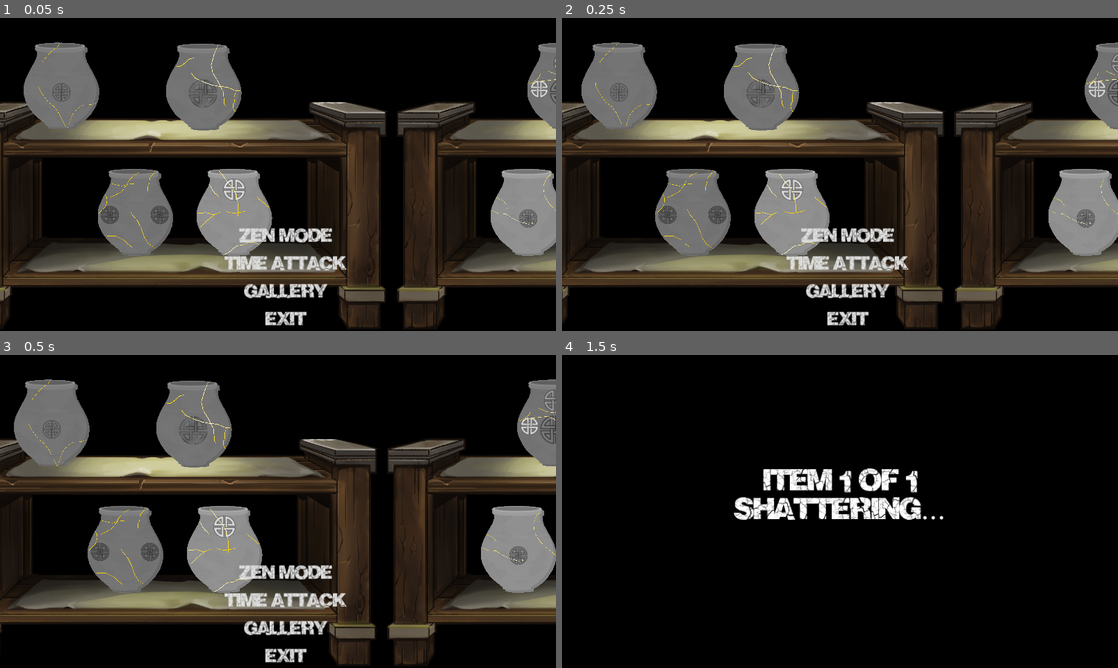
Above: before the commit, frames 1-4 (two rows, left to right).
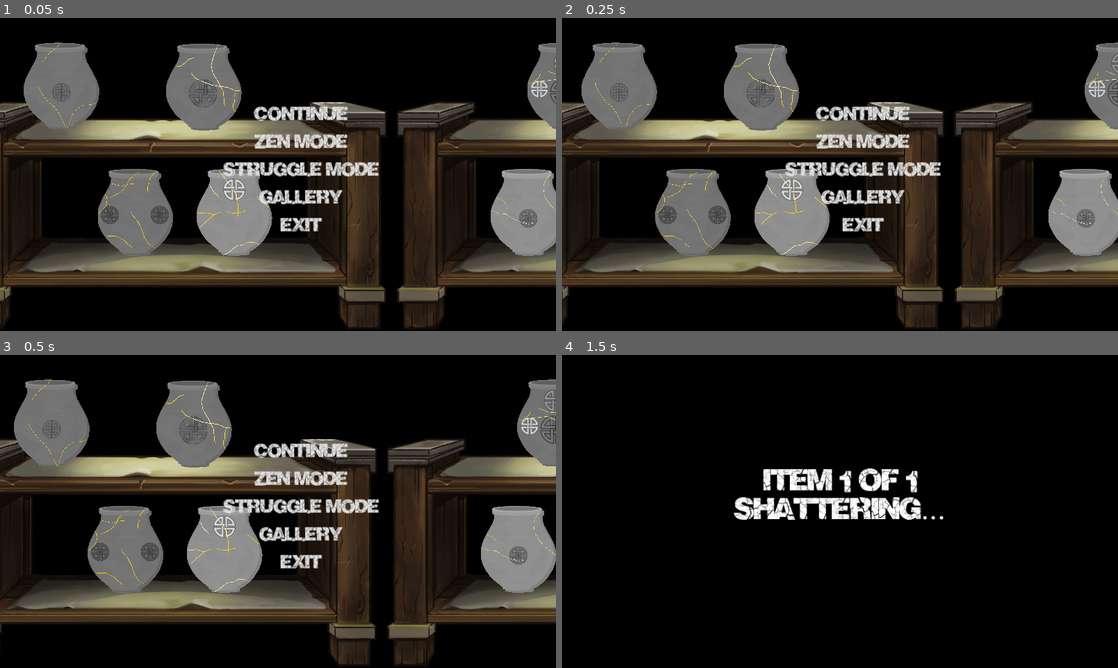
Above: after the commit, the same moments.

Repository: feyrkh/Exploratory
Game: Godot game, scene res://menu/main/TitleScreen.tscn
Two runs of this game, one before a commit and one after it. Both use one fixed random seed, a clock stepped at 60 frames per second and the inputs below.
Inputs:
- Up to frame 1 (0.05 s): no input
- Up to frame 2 (0.25 s): no input
- Up to frame 3 (0.5 s): no input
- Up to frame 4 (1.5 s): click "Time Attack" (after the commit: "Struggle Mode") at 0.5 s; click "Start" at 1.25 s

The runs differ from the first frame. In frame 1, 4.9% of the frame differs, in the area x 40-69%, y 28-99%; in frame 2, 4.9%; in frame 3, 4.9%; in frame 4, nothing differs.

Commit message:
Pause menu

Diff:
--- /dev/null
+++ b/menu/PauseMenu.gd
@@ -0,0 +1,59 @@
+extends Control
+class_name PauseMenu
+
+const quotes = [
+	"“My heart is full of gold veins, instead of cracks.”\n– Leah Rider",
+	"“Kintsugi symbolizes how we must incorporate our wounds into who we are,
+	rather than try to merely repair and forget them.”\n– David Wong",
+	"“Why be broken when you can be gold?”\n- Sarah Rees Brennan",
+	"“The scars are the design. Your attention is drawn to the cracks and how they are mended. That is what you’re supposed to see. The beauty is in the brokenness.”\n- Justin Whitmel Earley",
+	"“To become beautiful it had to break.”\n— Aura Trevortini",
+	"“Your cracks can become the most beautiful part of you.”\n— Candice Kumai",
+	"“Your wounds and healing are a part of your history; a part of who you are.”\n— Bryant McGill",
+	"“All beautiful things carry distinctions of imperfection.”\n— Bryant McGill",
+	"“Nothing lasts forever, nothing is complete, nothing is perfect.”\n– Shawzi Tsukanoto",
+	"“If you’re broken, hold until each piece of you heals one again.\nLife is but a Kintsukuroi.”\n— Samara Rhea Samuel",
+	"“For my poor love I cannot find repair without a balm more powerful than these.”\n— Roy Ernest Ballard",
+	"“The secret to becoming unbreakable is realizing that you are already broken. We all are.”\n— Brant Menswar",
+	"“I love the idea that an accident can be an occasion to make something more delightful, not less so.”\n— Ingrid Fetell Lee",
+	"“Every beautiful thing is damaged. You are that beauty; we all are.”\n— Bryant McGill",
+	"“I sit and pick up those pieces with their renewed essence and identities, with their flawed edges and imperfections, and join them together like Kintsugi, displaying the damages with pride.”\n— Rubina",
+	"“In repairing the object you really ended up loving it more, because you now knew its eagerness to be reassembled, and in running a fingertip over its surface you alone could feel its many cracks – a bond stronger than mere possession.”\n— Nicholson Baker",
+	"“It doesn’t hide the cracks, but embraces it, seeing it as integral to the object’s history, and rebuilds something new.”\n— Sidhanta Patnaik",
+	"“World is imperfect. Life is imperfect. You are imperfect. I’m imperfect. All are Kintsugi.”",
+	"“I am looking forward to getting shattered only to add further elegance to myself.”\n– Aura Trevortini",
+	"“There is no such thing as perfect. There is only broken, and then there is healed.”\n– Brené Brown",
+	"“Your scars are not your shame, they are your strength.”",
+	"“Scars are not wounds. They are proof that you have healed.”",
+	"“Embrace your scars. They are part of your story.”",
+	"“Scars are beautiful. They show that you’ve been through something and you’ve come out the other side.”",
+]
+
+signal close
+signal save_game
+signal exit_game
+
+func _ready():
+	find_child("QuoteLabel").text = quotes.pick_random()
+	get_tree().paused = true
+
+func _unhandled_input(event):
+	if event.is_action_pressed("ui_cancel"):
+		_on_return_button_pressed()
+		get_viewport().set_input_as_handled()
+
+func _on_return_button_pressed():
+	get_tree().paused = false
+	close.emit()
+	queue_free()
+
+func _on_quit_and_discard_button_pressed():
+	get_tree().paused = false
+	close.emit()
+	exit_game.emit()
+
+func _on_quit_and_save_button_pressed():
+	get_tree().paused = false
+	close.emit()
+	save_game.emit()
+	exit_game.emit()
--- /dev/null
+++ b/menu/PauseMenu.tscn
@@ -0,0 +1,71 @@
+[gd_scene load_steps=3 format=3 uid="uid://cshl65com1jf3"]
+
+[ext_resource type="Script" path="res://menu/PauseMenu.gd" id="1_28fmm"]
+[ext_resource type="Theme" uid="uid://bvc652bwjujtl" path="res://theme/main_ui.tres" id="2_gotgm"]
+
+[node name="PauseMenu" type="Control"]
+process_mode = 3
+layout_mode = 3
+anchors_preset = 15
+anchor_right = 1.0
+anchor_bottom = 1.0
+grow_horizontal = 2
+grow_vertical = 2
+script = ExtResource("1_28fmm")
+
+[node name="PanelContainer" type="PanelContainer" parent="."]
+offset_left = 210.0
+offset_top = 241.0
+offset_right = 1027.0
+offset_bottom = 473.0
+mouse_filter = 1
+theme = ExtResource("2_gotgm")
+
+[node name="VBoxContainer" type="VBoxContainer" parent="PanelContainer"]
+layout_mode = 2
+
+[node name="TitleLabel" type="Label" parent="PanelContainer/VBoxContainer"]
+custom_minimum_size = Vector2(500, 0)
+layout_mode = 2
+size_flags_vertical = 0
+theme_override_font_sizes/font_size = 20
+text = "Keshiki"
+horizontal_alignment = 1
+vertical_alignment = 1
+autowrap_mode = 2
+
+[node name="QuoteLabel" type="Label" parent="PanelContainer/VBoxContainer"]
+custom_minimum_size = Vector2(500, 0)
+layout_mode = 2
+size_flags_vertical = 6
+theme_override_font_sizes/font_size = 20
+horizontal_alignment = 1
+vertical_alignment = 1
+autowrap_mode = 2
+
+[node name="HBoxContainer" type="HBoxContainer" parent="PanelContainer/VBoxContainer"]
+layout_mode = 2
+
+[node name="ReturnButton" type="Button" parent="PanelContainer/VBoxContainer/HBoxContainer"]
+layout_mode = 2
+size_flags_horizontal = 3
+theme = ExtResource("2_gotgm")
+text = "Back to game"
+alignment = 0
+
+[node name="QuitAndDiscardButton" type="Button" parent="PanelContainer/VBoxContainer/HBoxContainer"]
+layout_mode = 2
+size_flags_horizontal = 3
+theme = ExtResource("2_gotgm")
+text = "quit without saving"
+
+[node name="QuitAndSaveButton" type="Button" parent="PanelContainer/VBoxContainer/HBoxContainer"]
+layout_mode = 2
+size_flags_horizontal = 3
+theme = ExtResource("2_gotgm")
+text = "Save and quit"
+alignment = 2
+
+[connection signal="pressed" from="PanelContainer/VBoxContainer/HBoxContainer/ReturnButton" to="." method="_on_return_button_pressed"]
+[connection signal="pressed" from="PanelContainer/VBoxContainer/HBoxContainer/QuitAndDiscardButton" to="." method="_on_quit_and_discard_button_pressed"]
+[connection signal="pressed" from="PanelContainer/VBoxContainer/HBoxContainer/QuitAndSaveButton" to="." method="_on_quit_and_save_button_pressed"]
--- a/menu/main/TitleScreen.gd
+++ b/menu/main/TitleScreen.gd
@@ -210,7 +210,6 @@
 func _on_crack_amt_label_mouse_entered():
 	hover_tooltip("Adjust the number of fracture lines on each item")
 
-
 func _on_start_button_mouse_entered():
 	if mode == "zen":
 		hover_tooltip("Begin a calm and reflective meditation on imperfection\n\nNo time limit, discard fragments freely, and bring new broken items into the mix as you wish\n\nSave completed pieces to your gallery")
@@ -224,3 +223,7 @@
 
 func _on_gallery_button_pressed():
 	get_tree().change_scene_to_file("res://pottery/GalleryRoom.tscn")
+
+
+func _on_continue_button_pressed():
+	mode = "zen"
--- a/menu/main/TitleScreen.tscn
+++ b/menu/main/TitleScreen.tscn
@@ -198,9 +198,17 @@
 
 [node name="MainMenu" type="VBoxContainer" parent="."]
 offset_left = 514.0
-offset_top = 473.0
+offset_top = 193.0
 offset_right = 802.0
-offset_bottom = 725.0
+offset_bottom = 509.0
+
+[node name="ContinueButton" type="Button" parent="MainMenu"]
+custom_minimum_size = Vector2(0, 60)
+layout_mode = 2
+focus_mode = 0
+theme = ExtResource("2_7feem")
+text = "Continue"
+metadata/_edit_lock_ = true
 
 [node name="ZenButton" type="Button" parent="MainMenu"]
 custom_minimum_size = Vector2(0, 60)
@@ -215,7 +223,7 @@
 layout_mode = 2
 focus_mode = 0
 theme = ExtResource("2_7feem")
-text = "Time Attack"
+text = "Struggle Mode"
 metadata/_edit_lock_ = true
 
 [node name="GalleryButton" type="Button" parent="MainMenu"]
@@ -276,6 +284,7 @@
 [connection signal="pressed" from="OptionsContainer/StartButton" to="." method="_on_start_button_pressed"]
 [connection signal="mouse_entered" from="OptionsContainer/BackButton" to="." method="_on_back_button_mouse_entered"]
 [connection signal="pressed" from="OptionsContainer/BackButton" to="." method="_on_back_button_pressed"]
+[connection signal="pressed" from="MainMenu/ContinueButton" to="." method="_on_continue_button_pressed"]
 [connection signal="pressed" from="MainMenu/ZenButton" to="." method="_on_zen_button_pressed"]
 [connection signal="pressed" from="MainMenu/TimeButton" to="." method="_on_time_button_pressed"]
 [connection signal="pressed" from="MainMenu/GalleryButton" to="." method="_on_gallery_button_pressed"]
--- a/pottery/CleaningTable.gd
+++ b/pottery/CleaningTable.gd
@@ -12,13 +12,19 @@
 @onready var cursor_area:CursorArea = find_child("CursorArea")
 @export var camera_top_left_limit:Vector2 = Vector2(-100, -100)
 @export var camera_bot_right_limit:Vector2 = Vector2(4500, 3300)
-var collision_temp_disabled = false
 var camera_drag_mouse_start = null
 var camera_drag_camera_start = null
 
 # Called when the node enters the scene tree for the first time.
 func _ready():
 	var settings = Global.next_scene_settings
+	Global.click_mode_changed.connect(update_button_text)
+	Global.save_to_gallery.connect(save_to_gallery)
+
+	#if settings == "continue_zen":
+	#	_on_load_button_pressed()
+	#	return
+
 	if settings == null:
 		settings = {}
 
@@ -28,8 +34,6 @@
 	fade_rect.modulate.a = 1.0
 
 	PhysicsServer2D.set_active(false)
-	Global.click_mode_changed.connect(update_button_text)
-	Global.save_to_gallery.connect(save_to_gallery)
 	update_button_text()
 	var scene_center = (camera_bot_right_limit - camera_top_left_limit)/2 + camera_top_left_limit
 	var total_items = settings.get(ITEM_COUNT_SETTING, 1)
@@ -164,7 +168,7 @@
 		#Global.ClickMode.paint: handle_paint_input(event)
 
 func handle_save_item_input(event):
-	if event.is_action_pressed("rotate_start"):
+	if event.is_action_pressed("rotate_start") or event.is_action_pressed("ui_cancel"):
 		Global.reset_click_mode()
 
 func handle_glue_input(event):
@@ -181,7 +185,7 @@
 		elif pieces.size() == 1:
 			print("Filling glue in cracks, maybe")
 			pieces[0].build_glue_polygons(get_global_mouse_position(), cursor_area.find_child("CollisionShape2D").shape.radius)
-	elif event.is_action_pressed("rotate_start"):
+	elif event.is_action_pressed("rotate_start") or event.is_action_pressed("ui_cancel"):
 		Global.reset_click_mode()
 
 func handle_camera_input(event:InputEvent):
@@ -207,19 +211,22 @@
 		elif event.is_action_pressed("camera_drag"):
 			camera_drag_mouse_start = get_viewport().get_mouse_position()
 			camera_drag_camera_start = camera.position
+			get_viewport().set_input_as_handled()
 		elif event.is_action_released("camera_drag"):
 			camera_drag_mouse_start = null
 			camera_drag_camera_start = null
+			get_viewport().set_input_as_handled()
 
 func handle_move_input(event):
 	if Global.collide == true and event.is_action_pressed("disable_collision"):
-		print("Disabling collision ", self)
 		Global.collide = false
-		collision_temp_disabled = true
-	elif collision_temp_disabled and event.is_action_released("disable_collision"):
+		get_viewport().set_input_as_handled()
+	elif Global.collide == false and event.is_action_released("disable_collision"):
 		Global.collide = true
-		print("Reenabling collision")
-
+		get_viewport().set_input_as_handled()
+	elif event.is_action_pressed("ui_cancel"):
+		open_pause_menu()
+		get_viewport().set_input_as_handled()
 
 func _on_freeze_button_pressed():
 	Global.freeze_pieces = !Global.freeze_pieces
@@ -375,3 +382,17 @@
 	find_child("PopupContainer").add_child(popup)
 	popup.position = get_viewport_rect().size/2 - popup.get_rect().size/2
 	item.visibility_layer &= ~2
+
+func open_pause_menu():
+	var popup:PauseMenu = preload("res://menu/PauseMenu.tscn").instantiate()
+	find_child("PopupContainer").add_child(popup)
+	set_process(false)
+	set_process_input(false)
+	popup.close.connect(func():
+		set_process_input(true)
+		set_process(true)
+	)
+	popup.save_game.connect(_on_save_button_pressed)
+	popup.exit_game.connect(func():
+		get_tree().change_scene_to_file("res://menu/main/TitleScreen.tscn")
+	)
--- a/project.godot
+++ b/project.godot
@@ -10,7 +10,8 @@
 
 [application]
 
-config/name="Exploratory"
+config/name="Keshiki"
+config/description="A game of kintsugi."
 run/main_scene="res://menu/main/TitleScreen.tscn"
 config/features=PackedStringArray("4.2", "Mobile")
 run/max_fps=30
